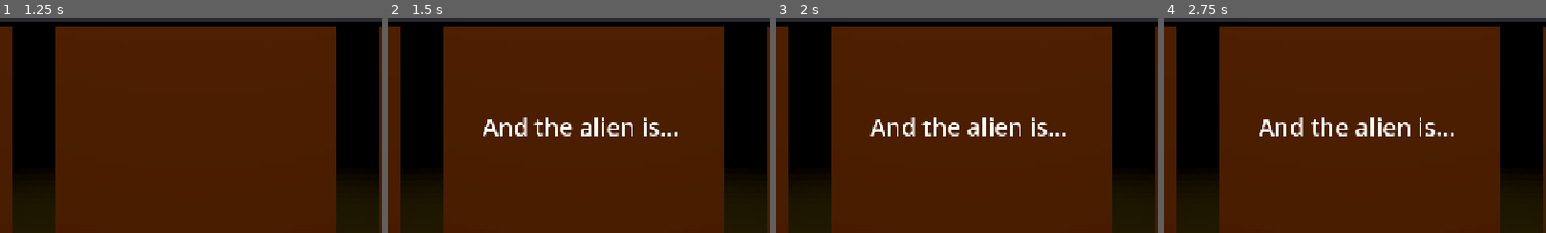
Above: before the commit, frames 1-4 (left to right).
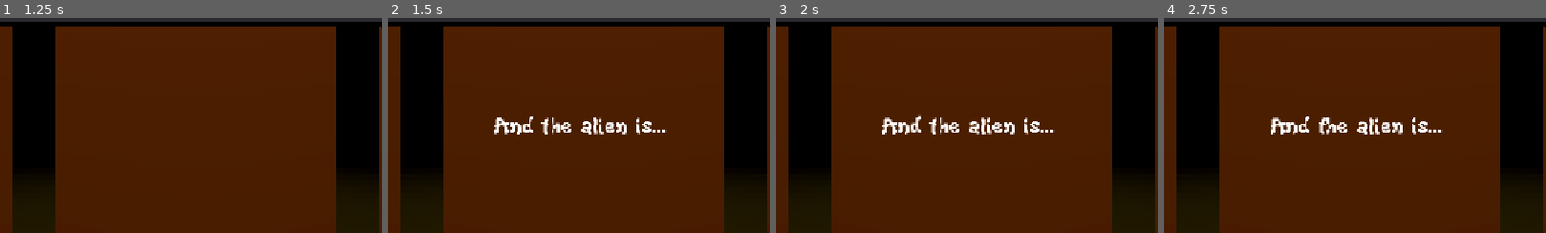
Above: after the commit, the same moments.

Repository: Caz080/AfterFall
Game: Godot game, scene res://Assets/Scenes/game.tscn
Two runs of this game, one before a commit and one after it. Both use one fixed random seed, a clock stepped at 60 frames per second and the inputs below.
Inputs (mouse positions are % of the whole screen's width and height, from its top left):
- Up to frame 1 (1.25 s): tap Enter (ui_accept) at 0.5, 0.77 s; hold Right (move_right) from 0.53 s (still down); hold Space (push_to_talk) from 0.53 s (still down)
- Up to frame 2 (1.5 s): release Right (move_right) at 1.25 s; release Space (push_to_talk) at 1.25 s; click (90, 84) at 1.25 s
- Up to frame 3 (2 s): no input
- Up to frame 4 (2.75 s): click (90, 50) at 2 s
The pictures show only the part of the screen within x 25-75%, y 25-75%; the shares and areas given below are measured in that part.

Frame 1 is identical in both runs. In frame 2, 2.1% of the frame differs, in the area x 25-76%, y 45-56%; in frame 3, 2.2%; in frame 4, 2.3%.

Commit message:
Added button sounds

Diff:
--- a/projectreal/Assets/Player.gd
+++ b/projectreal/Assets/Player.gd
@@ -5,6 +5,7 @@
 
 @export var currentCamera: Camera3D
 var active = true
+@export var a: AudioStreamPlayer
 
 @export var currentNPC: int = 1:
 	set(new_val):
@@ -14,6 +15,7 @@
 			elif new_val < 1:
 				new_val = 1
 			currentNPC = new_val
+			a.play()
 			update_camera()
 			show_name()
 
--- a/projectreal/Assets/Scenes/game.tscn
+++ b/projectreal/Assets/Scenes/game.tscn
@@ -12,6 +12,7 @@
 [ext_resource type="Texture2D" uid="uid://dbwfi6k2r00ss" path="res://Assets/Sprites/blackScreen.png" id="9_4ao11"]
 [ext_resource type="FontFile" uid="uid://dp7prcmlsouim" path="res://Assets/Fonts/KiwiSoda.ttf" id="9_yhnra"]
 [ext_resource type="Texture2D" uid="uid://cs0m2cw7qtdrd" path="res://Assets/Sprites/Sprite-arrow-right.png" id="11_xf01c"]
+[ext_resource type="AudioStream" uid="uid://chj60m15xjg6s" path="res://Assets/Sounds/button_click2.mp3" id="13_nvds3"]
 
 [sub_resource type="ProceduralSkyMaterial" id="ProceduralSkyMaterial_fw1vi"]
 sky_top_color = Color(0.40601015, 0.40465045, 0.30130795, 1)
@@ -227,10 +228,9 @@
 anchor_bottom = 1.0
 grow_horizontal = 2
 grow_vertical = 2
+theme_override_fonts/normal_font = ExtResource("9_yhnra")
 theme_override_font_sizes/normal_font_size = 40
 bbcode_enabled = true
-text = "
-"
 horizontal_alignment = 1
 vertical_alignment = 1
 
@@ -243,6 +243,7 @@
 stretch_mode = 0
 
 [node name="BlackFade" type="TextureRect" parent="gameUI" unique_id=1099410730]
+visible = false
 anchors_preset = 15
 anchor_right = 1.0
 anchor_bottom = 1.0
@@ -250,14 +251,18 @@
 grow_vertical = 2
 texture = ExtResource("9_4ao11")
 
-[node name="Player" parent="." unique_id=777394373 node_paths=PackedStringArray("currentCamera") instance=ExtResource("2_pfbgl")]
+[node name="Player" parent="." unique_id=777394373 node_paths=PackedStringArray("currentCamera", "a") instance=ExtResource("2_pfbgl")]
 transform = Transform3D(-4.371139e-08, 0, 1, 0, 1, 0, -1, 0, -4.371139e-08, 0, 0.727, 0)
 currentCamera = NodePath("Offset/MainCamera")
+a = NodePath("Offset/MainCamera/buttonAudio")
 
 [node name="Offset" type="Node3D" parent="Player" unique_id=1089858579]
 transform = Transform3D(1, 0, 0, 0, 1, 0, 0, 0, 1, 0, 0, -0.75)
 
 [node name="MainCamera" type="Camera3D" parent="Player/Offset" unique_id=841100218]
+
+[node name="buttonAudio" type="AudioStreamPlayer" parent="Player/Offset/MainCamera" unique_id=1947140305]
+stream = ExtResource("13_nvds3")
 
 [node name="Node2D" type="Node2D" parent="Player" unique_id=1387400898]
 
--- a/projectreal/Assets/Scenes/gamefadescript.gd
+++ /dev/null
@@ -1,18 +0,0 @@
-extends TextureRect
-
-
-# Called when the node enters the scene tree for the first time.
-func _ready() -> void:
-	fade_out()
-	pass # Replace with function body.
-
-
-func fade_out() -> void:
-	var tween := create_tween()
-	tween.tween_property(self, "modulate:a", 0.0, 1.0)
-	await tween.finished
-
-func fade_in() -> void:
-	var tween := create_tween()
-	tween.tween_property(self, "modulate:a", 1.0, 1.0)
-	await tween.finished
--- a/projectreal/Assets/Scenes/guess_btn.gd
+++ /dev/null
@@ -1,27 +0,0 @@
-extends TextureButton
-
-
-# Called when the node enters the scene tree for the first time.
-func _ready() -> void:
-	self.pressed.connect(_on_button_pressed)
-
-
-func _on_button_pressed() -> void:
-	var plr = get_node("../../Player")
-	plr.active = false
-
-	var guess = plr.currentNPC
-
-	var sustext = get_node("../RichTextLabel")
-	sustext.text = "[shake rate=20.0 level=5 connected=1]And the alien is...[/shake]"
-	await get_tree().create_timer(3.0).timeout
-
-
-	var win = guess == HttpManager.alien
-
-	if win:
-		sustext.text = "You got it!"
-	else:
-		sustext.text = "You lost!"
-
-	plr.currentNPC = HttpManager.alien
--- a/projectreal/Assets/Scripts/gameHandler.gd
+++ b/projectreal/Assets/Scripts/gameHandler.gd
@@ -35,6 +35,7 @@
 	HttpManager.ask_question(t, currentPlayer.currentNPC, textbox)
 
 func _on_guess_btn_pressed() -> void:
+	$Player/Offset/MainCamera/buttonAudio.play()
 	currentPlayer.active = false
 	print("test")
 
Not shown, removed: projectreal/Assets/Scenes/gamefadescript.gd.uid
Not shown, removed: projectreal/Assets/Scenes/guess_btn.gd.uid
Not shown, added: projectreal/Assets/Sounds/button_click.mp3.import
Not shown, added: projectreal/Assets/Sounds/button_click2.mp3.import
Not shown, added: projectreal/Assets/Sounds/vhs_click.mp3.import
Not shown, added: projectreal/Assets/Sounds/button_click.mp3
Not shown, added: projectreal/Assets/Sounds/button_click2.mp3
Not shown, added: projectreal/Assets/Sounds/vhs_click.mp3
